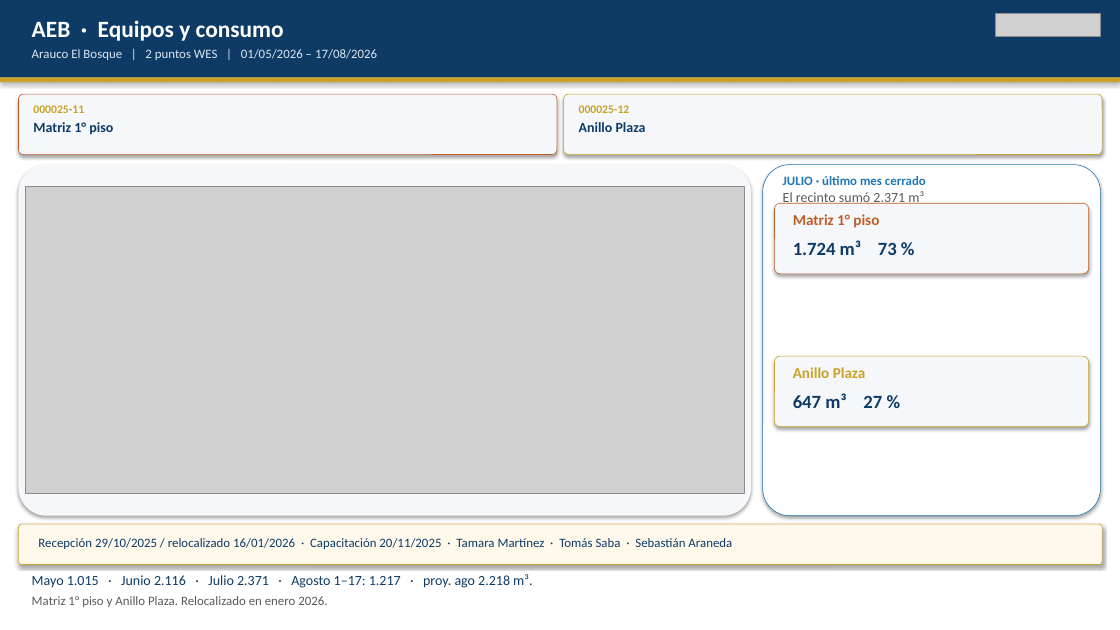
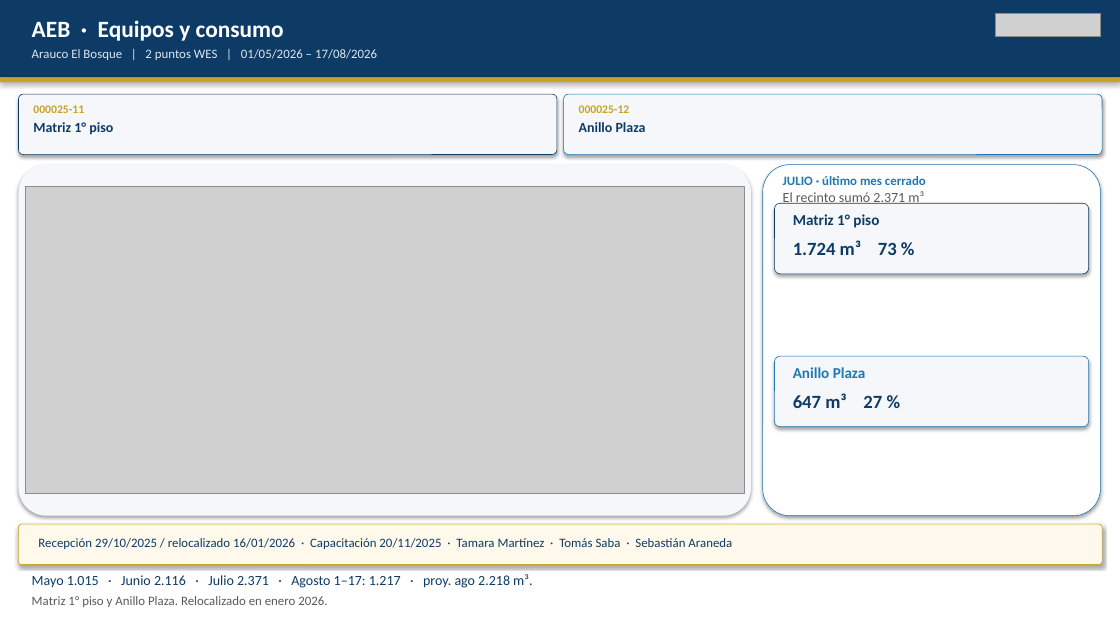
Before and after one commit to anibaloperacionesWes/wes-scripts, a slide deck: slide 9 of reports/Parque_Arauco/TMP_7MALLS/entrega_diego_anibal/Recorrido_ejecutivo_PA_MAE_20260817.pptx (slide 8 before the commit). Drawn at 1120x630 pixels with LibreOffice and Linux fonts; fonts in the diff are those of the drawing; grey boxes stand for pictures. Boxes give left, top, right and bottom in pixels: in the first picture for what was removed or moved away, otherwise in the second. Text is boxed around its words. In the diff, an @@ line names an element or a change of style, - is before the commit and + after.

```diff
--- a/reports/Parque_Arauco/TMP_7MALLS/entrega_diego_anibal/Recorrido_ejecutivo_PA_MAE_20260817.pptx
+++ b/reports/Parque_Arauco/TMP_7MALLS/entrega_diego_anibal/Recorrido_ejecutivo_PA_MAE_20260817.pptx
@@ rounded rectangle at [18, 94, 557, 155]: outline #C45C26 0.5 pt to #0D3B66 0.5 pt @@
@@ rounded rectangle at [564, 94, 1102, 155]: outline #C9A227 0.5 pt to #1F77B4 0.5 pt @@
@@ rounded rectangle at [775, 203, 1089, 274]: outline #C45C26 0.5 pt to #0D3B66 0.5 pt @@
@@ text "Matriz 1° piso" at [793, 214, 879, 228]: text colour #C45C26 to #0D3B66 @@
@@ rounded rectangle at [775, 356, 1089, 427]: outline #C9A227 0.5 pt to #1F77B4 0.5 pt @@
@@ text "Anillo Plaza" at [793, 367, 866, 378]: text colour #C9A227 to #1F77B4 @@
```
Also in this commit, not shown: 5 other slides changed, 1 slide added, 2 other files.
